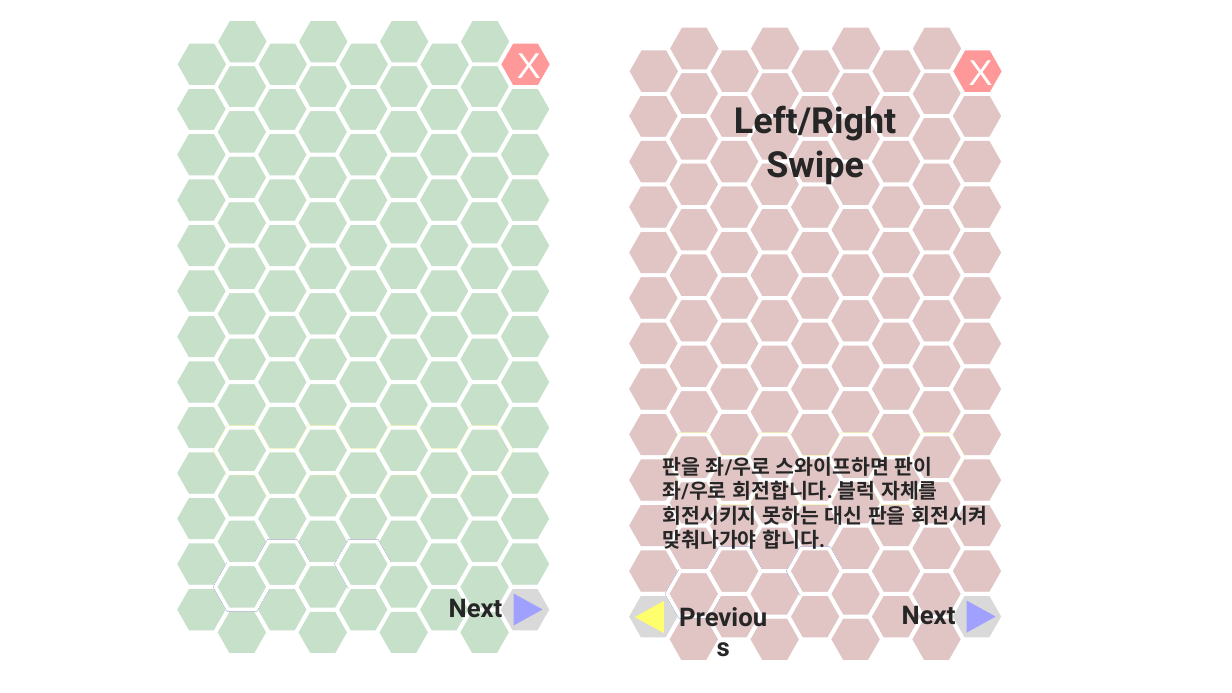
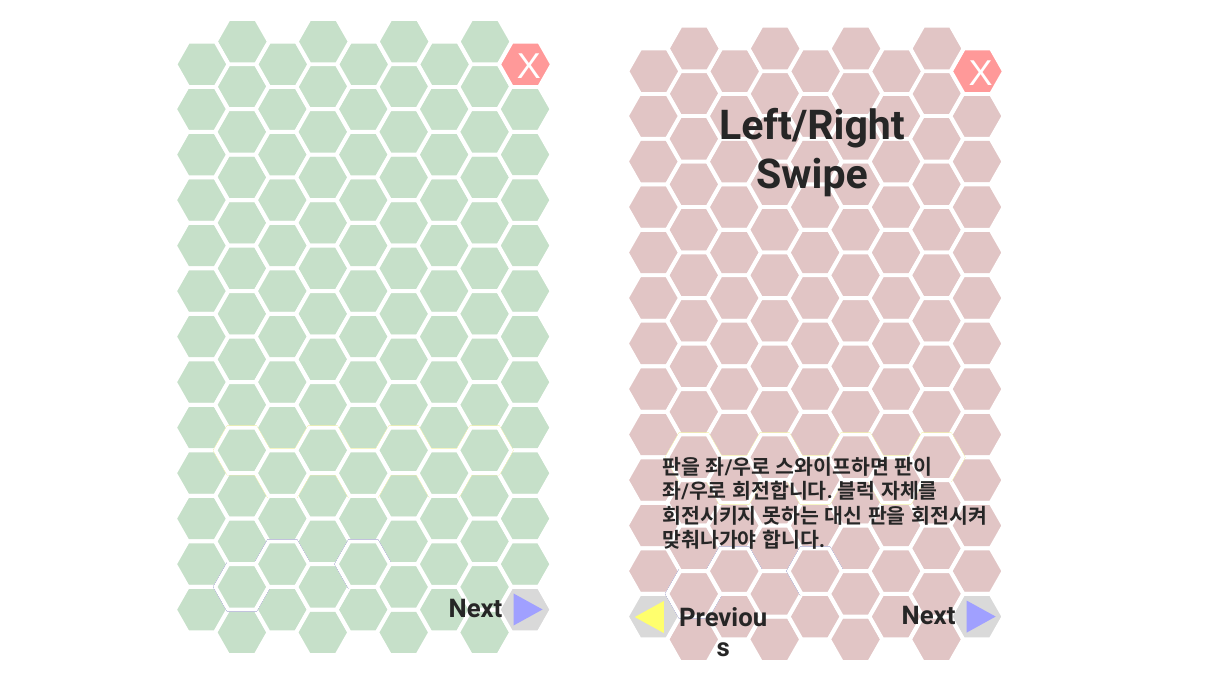
Before and after one commit to SNUGDC/Hextris, a slide deck: slide 26 of Hextris 아트 리소스.pptx. Drawn at 1232x693 pixels with LibreOffice and Linux fonts; fonts in the diff are those of the drawing. Boxes give left, top, right and bottom in pixels: in the first picture for what was removed or moved away, otherwise in the second. Text is boxed around its words. In the diff, an @@ line names an element or a change of style, - is before the commit and + after.

```diff
--- a/Hextris 아트 리소스.pptx
+++ b/Hextris 아트 리소스.pptx
@@ text "Left/Right Swipe" moved from (x1=734, y1=100, x2=896, y2=185) to (x1=719, y1=101, x2=905, y2=198) @@
@@ text "Left/Right Swipe" at (x1=719, y1=101, x2=905, y2=198): size 28 to 32 pt @@
```
Also in this commit, not shown: 2 other slides changed, 3 slides added, 3 slides removed, 18 other files.
